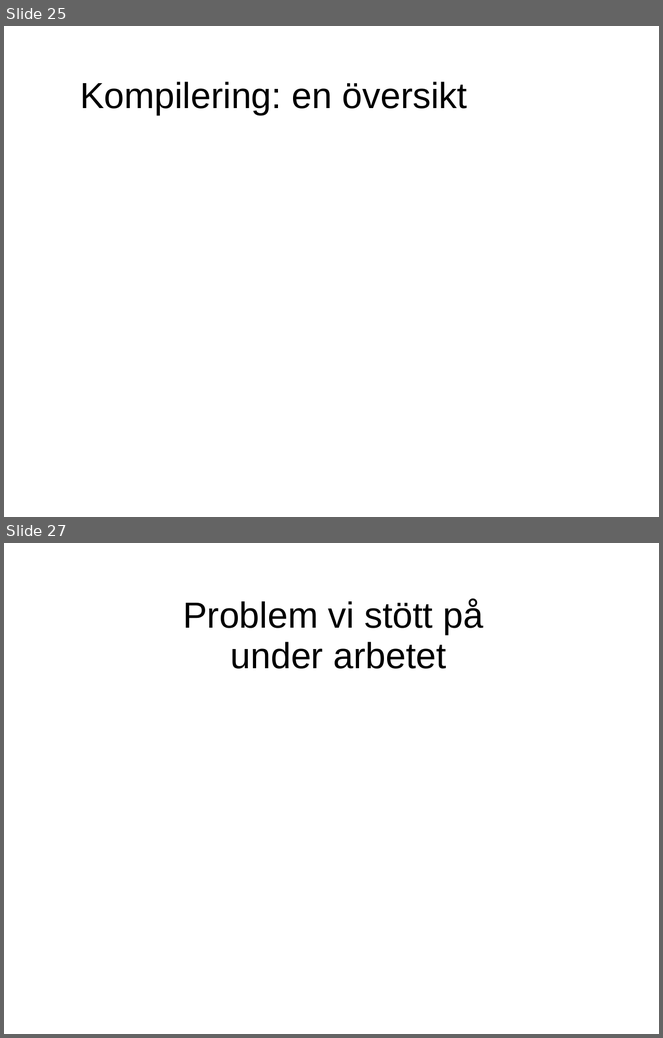
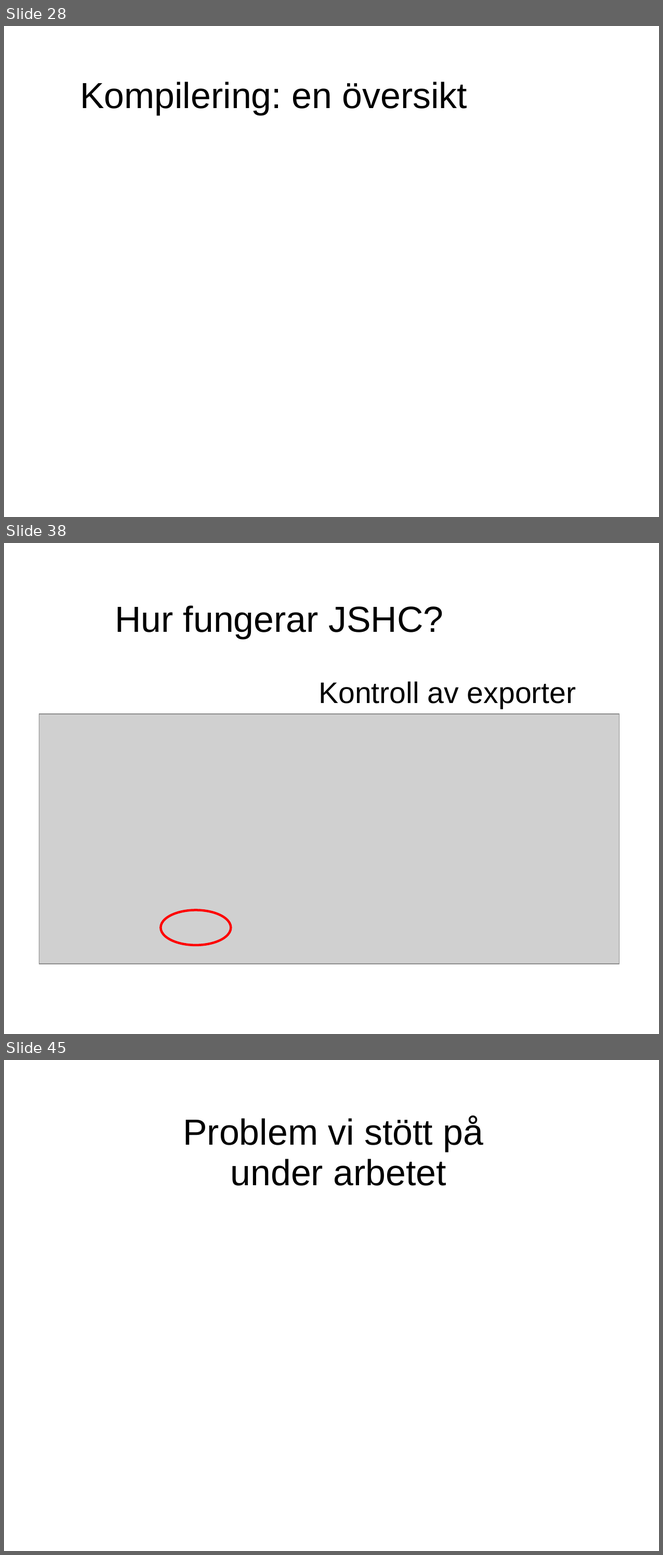
Before and after one commit to evilcandybag/JSHC, a slide deck: report/presentation.ppt. Shown one above the other, each under a label of ours: slides 25 and 27 before the commit, slides 28, 38 and 45 after it; the slides between them are not shown. The pictures are 663x1038 and 663x1555 pixels, drawn with LibreOffice and Linux fonts; fonts in the diff are those of the drawing; grey boxes stand for pictures. Boxes give left, top, right and bottom in pixels: in the first picture for what was removed or moved away, otherwise in the second. Text is boxed around its words. In the diff, an @@ line names an element or a change of style, - is before the commit and + after.

```diff
--- a/report/presentation.ppt
+++ b/report/presentation.ppt
@@ slide 38 added at bbox=[4, 543, 659, 1034], background #FFFFFF @@
@@ text added at bbox=[115, 605, 443, 639], 44 pt, text #000000 @@
+Hur fungerar JSHC?
@@ text added at bbox=[319, 681, 576, 709], 36 pt, text #000000 @@
+Kontroll av exporter
@@ picture added at bbox=[39, 714, 619, 965] @@
@@ ellipse added at bbox=[161, 911, 231, 945], outline #FF0000 2.83 pt @@
@@ what was slide 25 is now slide 28 @@
@@ what was slide 27 is now slide 45 @@
```
Also in this commit, not shown: 3 slides changed, 18 other slides added, 1 slide removed.
